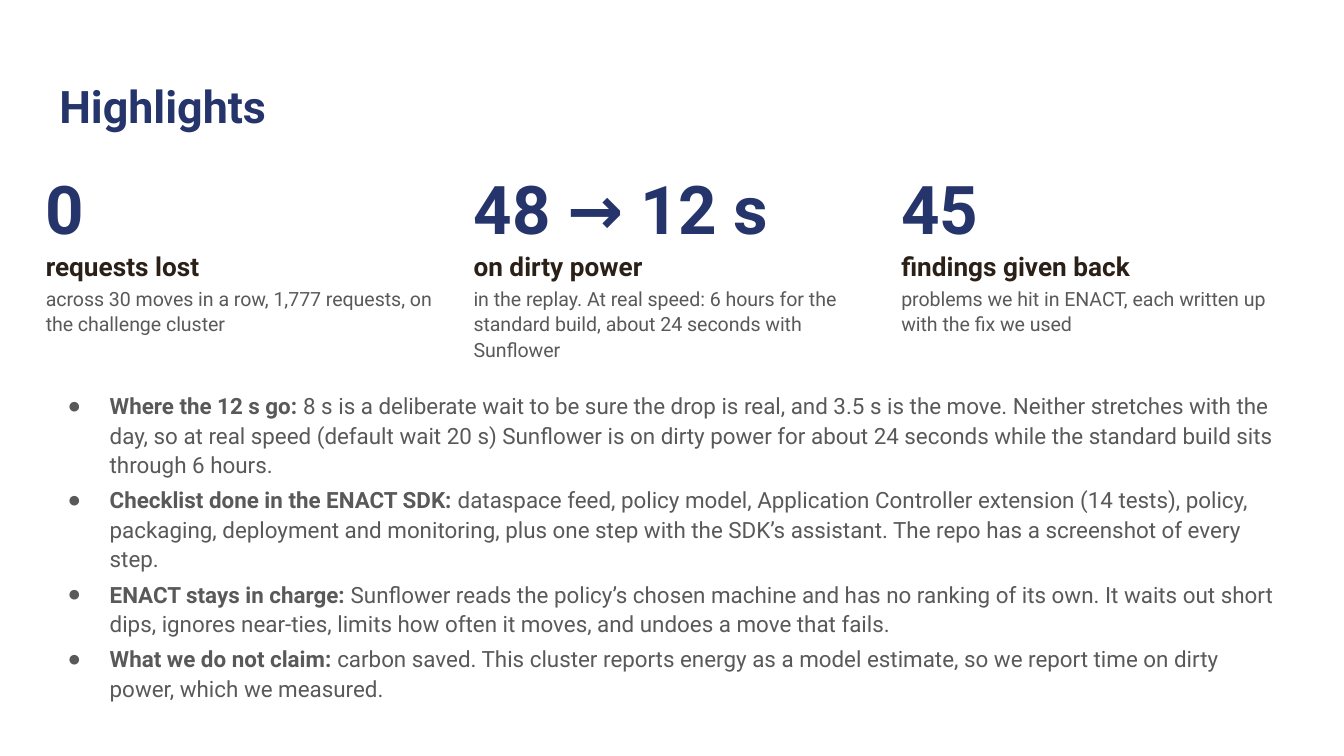
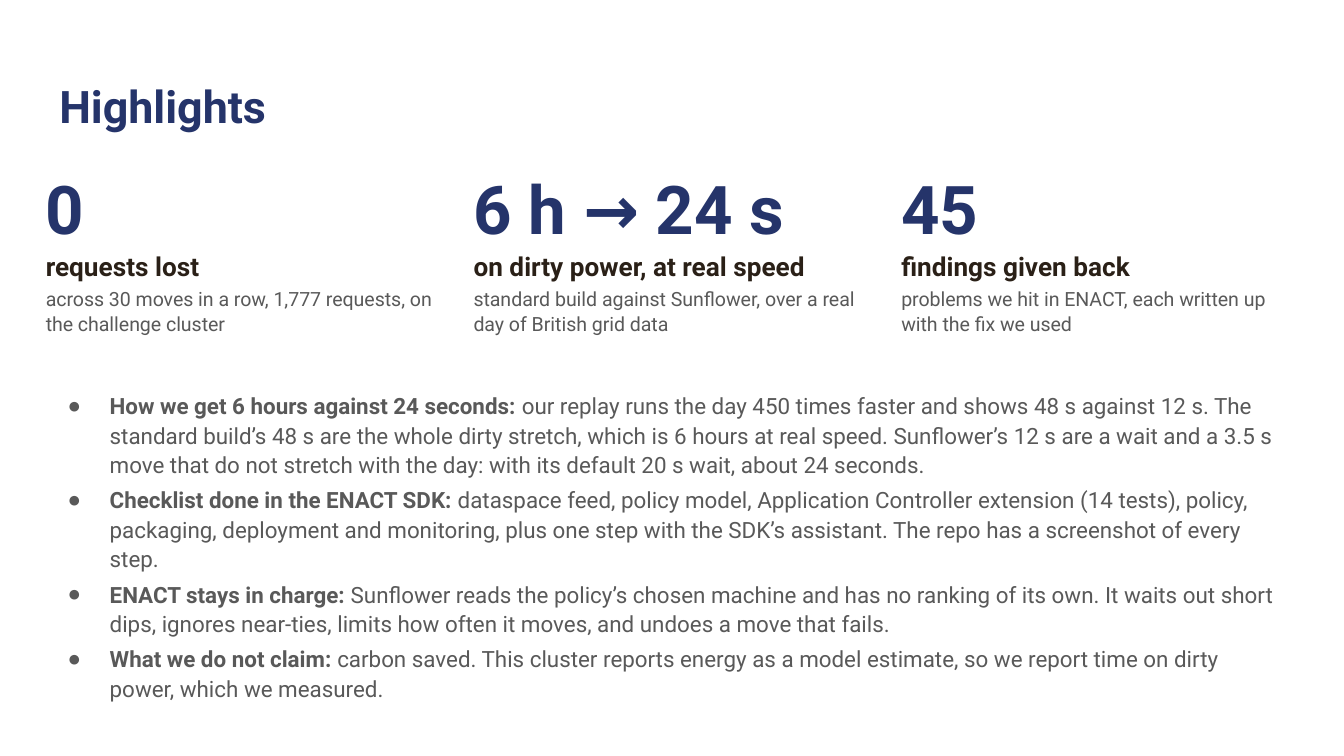
Before and after one commit to kinnuworks/sunflower-enact, a slide deck: slide 4 of docs/slides/Sunflower-VelesHack.pptx. Drawn at 1344x756 pixels with LibreOffice and Linux fonts; fonts in the diff are those of the drawing; background and template pictures are left out. Boxes give left, top, right and bottom in pixels: in the first picture for what was removed or moved away, otherwise in the second. Text is boxed around its words. In the diff, an @@ line names an element or a change of style, - is before the commit and + after.

Commit message:
Lead with the real-speed comparison: 6 hours against about 24 seconds
The screen's big number on each panel is now time on dirty power at real speed, counted up
live from the run's own log, with the replay seconds beneath it. The README, slides, pitch
and question sheet explain why 48 s against 12 s in the replay is not a four-to-one result.

```diff
--- a/docs/slides/Sunflower-VelesHack.pptx
+++ b/docs/slides/Sunflower-VelesHack.pptx
@@ text at box(474, 183, 855, 335): text changed @@
-48 → 12 s
-on dirty power
-in the replay. At real speed: 6 hours for the standard build, about 24 seconds with Sunflower
+6 h → 24 s
+on dirty power, at real speed
+standard build against Sunflower, over a real day of British grid data
@@ text at box(110, 397, 1272, 478): text changed @@
-● Where the 12 s go: 8 s is a deliberate wait to be sure the drop is real, and 3.5 s is the move. Neither stretches with the day, so at real speed (default wait 20 s) Sunflower is on dirty power for about 24 seconds while the standard build sits through 6 hours.
+● How we get 6 hours against 24 seconds: our replay runs the day 450 times faster and shows 48 s against 12 s. The standard build’s 48 s are the whole dirty stretch, which is 6 hours at real speed. Sunflower’s 12 s are a wait and a 3.5 s move that do not stretch with the day: with its default 20 s wait, about 24 seconds.
```
Also in this commit, not shown: 1 other slide changed, 7 other files.
